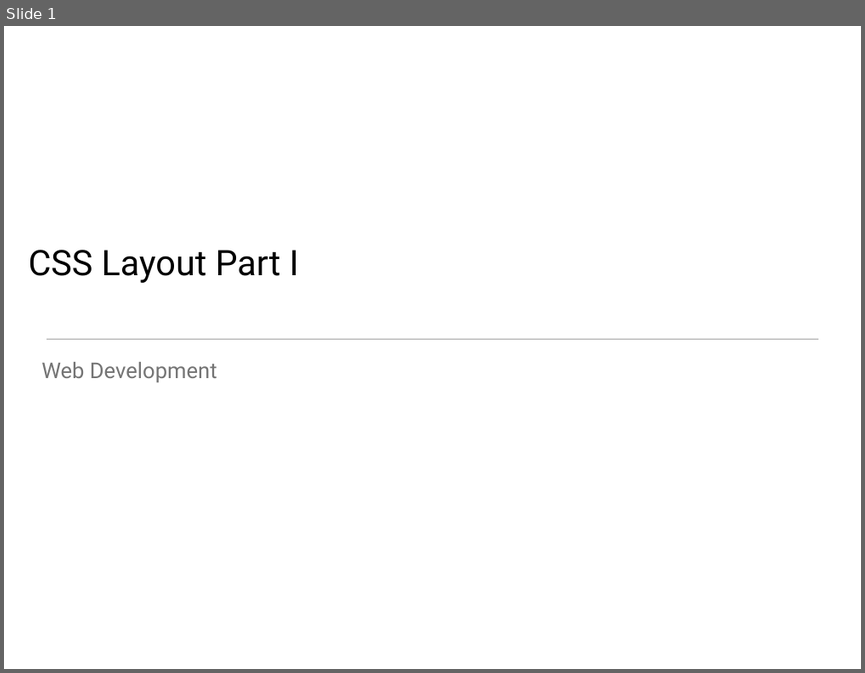
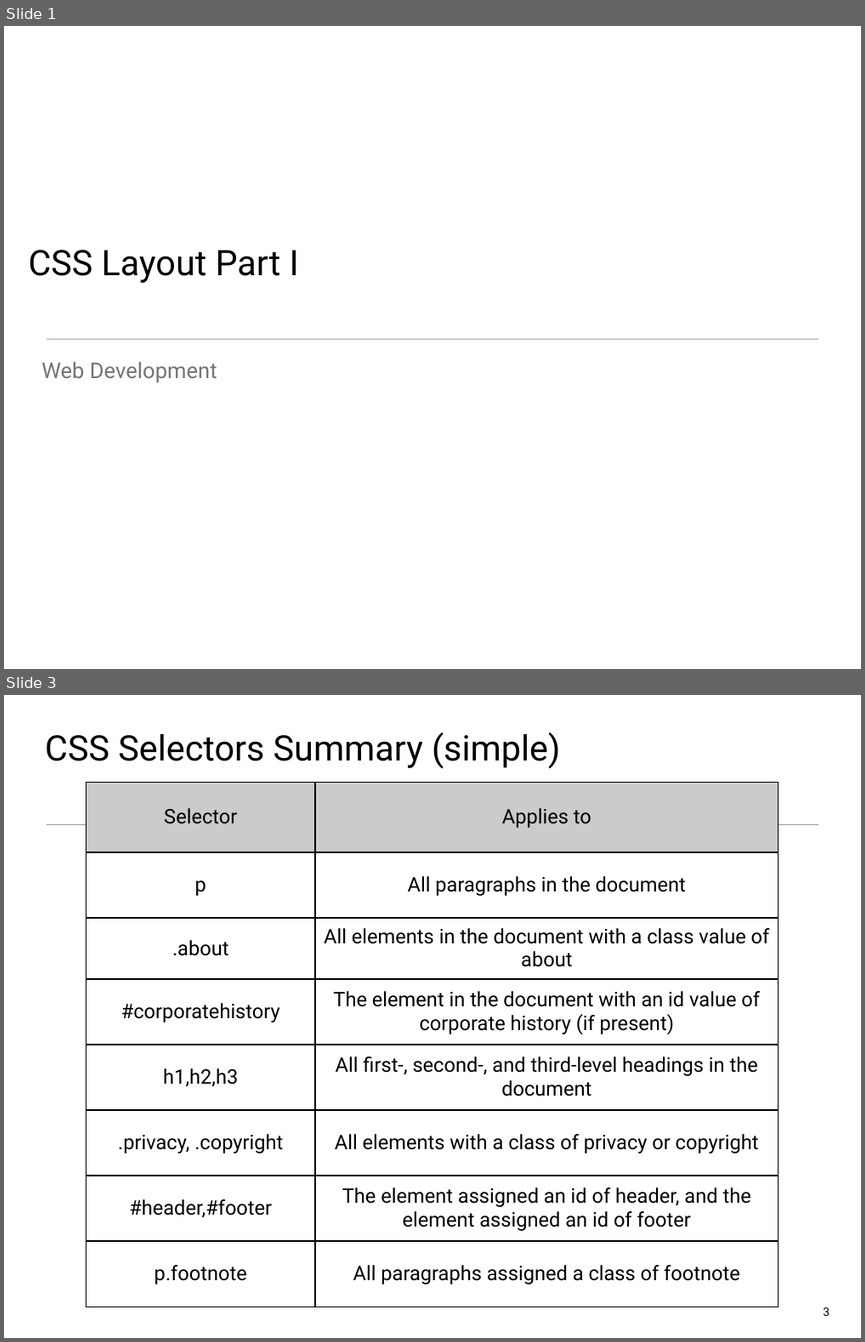
Before and after one commit to wit-web-dev-2015/web-dev-1, a slide deck: topic06/talk-1/a-css-layout-part1.pptx. Shown one above the other, each under a label of ours: slide 1 before the commit, slides 1 and 3 after it; the slides between them are not shown. The pictures are 865x673 and 865x1342 pixels, drawn with LibreOffice and Linux fonts; fonts in the diff are those of the drawing. Boxes give left, top, right and bottom in pixels: in the first picture for what was removed or moved away, otherwise in the second. Text is boxed around its words. In the diff, an @@ line names an element or a change of style, - is before the commit and + after.

```diff
--- a/topic06/talk-1/a-css-layout-part1.pptx
+++ b/topic06/talk-1/a-css-layout-part1.pptx
@@ slide 3 added at box(4, 695, 861, 1338), background #FFFFFF @@
@@ title added at box(45, 732, 560, 769), 42 pt, text #000000 @@
+CSS Selectors Summary (simple)
@@ table added at box(86, 782, 778, 1306), 8 rows, 2 columns @@
+Selector | Applies to
+p | All paragraphs in the document
+.about | All elements in the document with a class value of about
+#corporatehistory | The element in the document with an id value of corporate history (if present)
+h1,h2,h3 | All first-, second-, and third-level headings in the document
+.privacy, .copyright | All elements with a class of privacy or copyright
+#header,#footer | The element assigned an id of header, and the element assigned an id of footer
+p.footnote | All paragraphs assigned a class of footnote
@@ line added from (46, 824) to (818, 824), #9A9A9A 1 pt @@
@@ page number added at box(823, 1307, 829, 1315), 14 pt, text #000000 @@
+3
```
Also in this commit, not shown: 6 slides changed, 2 other slides added, 2 other files.
